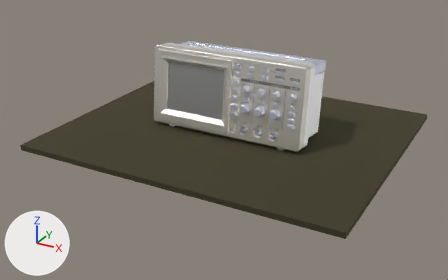
The Blender file models/osciloscopio v3.blend: old version first, new version second.
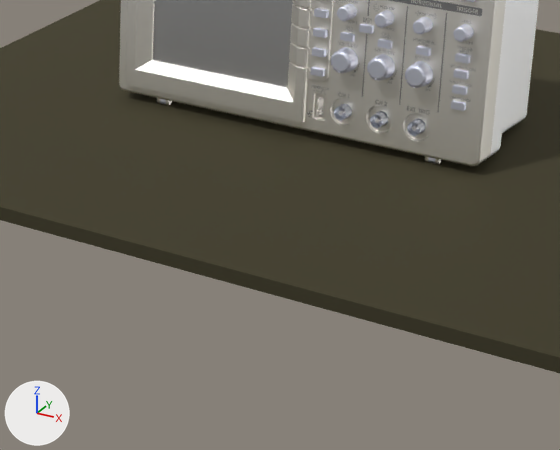
Each version appears first whole from a camera (50 mm lens) standing at (0.502, -0.958, 0.451) and looking at (0.024, -0.089, 0.016), and next in a close-up on the part from 24% to 74% of the width and 30% to 95% of the height. The lights are fixed; the arrows at lower left show +X, +Y and +Z. The older version's two pictures come first.

Names of what the first close-up shows: 'backPane', 'frontPanel', 'largeKnob1', 'largeKnob2', 'largeKnob3', 'screen', 'table' and 20 more.
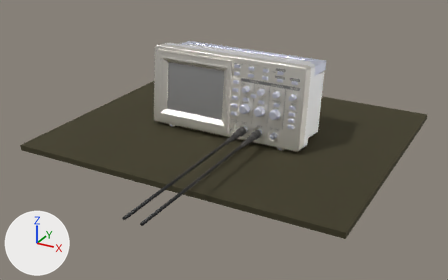
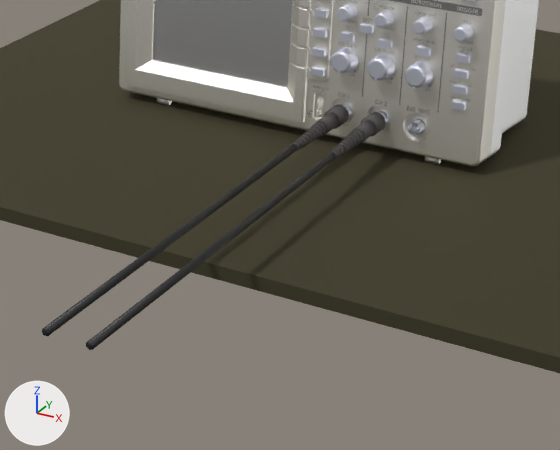
Changed parts and their boxes [x1, y1, x2, y2] in the close-ups (560 x 450 px):
```json
{"object": "conector2", "change": "added", "after": [86, 112, 386, 350], "faces in mat_bnc_cable (black #1d1d1d)": [86, 153, 335, 350], "faces in mat_bnc_boot (dark grey #504d4b)": [330, 128, 366, 160], "faces in mat_bnc_nut (dark grey #555250)": [360, 112, 386, 137], "faces in mat_bnc_body (dark grey #555250)": [353, 120, 376, 142]}
{"object": "conector1", "change": "added", "after": [42, 104, 349, 336], "faces in mat_bnc_cable (black #1d1d1d)": [42, 144, 298, 336], "faces in mat_bnc_boot (dark grey #504d4b)": [291, 120, 329, 152], "faces in mat_bnc_nut (dark grey #555250)": [324, 104, 349, 129], "faces in mat_bnc_body (dark grey #555250)": [318, 112, 339, 134]}
```

Edits to the scene script, one JSON object a line:
```json
{"op": "add", "block": "mat_bnc_boot", "code": ["mat_bnc_boot = principled_material('bnc_boot')", "mat_bnc_boot.base_color = (0.08, 0.075, 0.07)  # dark grey #504d4b", "mat_bnc_boot.roughness = 0.8"]}
{"op": "add", "block": "mat_bnc_nut", "code": ["mat_bnc_nut = principled_material('bnc_nut')", "mat_bnc_nut.base_color = (0.09, 0.085, 0.08)  # dark grey #555250", "mat_bnc_nut.roughness = 0.75"]}
{"op": "add", "block": "mat_bnc_cable", "code": ["mat_bnc_cable = principled_material('bnc_cable')", "mat_bnc_cable.base_color = (0.012, 0.012, 0.012)  # black #1d1d1d"]}
{"op": "add", "block": "mat_bnc_body", "code": ["mat_bnc_body = principled_material('bnc_body')", "mat_bnc_body.base_color = (0.09, 0.085, 0.08)  # dark grey #555250", "mat_bnc_body.roughness = 0.75"]}
{"op": "add", "block": "me_cone_030", "code": ["me_cone_030 = bpy.data.meshes.new('Cone.030')", "me_cone_030.from_pydata(...)  # 2080 vertices, 1084 faces; spans x -0.007..0.007, y -0.007..0.007, z -0.006..0.336", "# faces by material slot: [50, 50, 950, 34]", "me_cone_030.materials.append(mat_bnc_nut)  # dark grey #555250", "me_cone_030.materials.append(mat_bnc_body)  # dark grey #555250", "me_cone_030.materials.append(mat_bnc_boot)  # dark grey #504d4b", "me_cone_030.materials.append(mat_bnc_cable)  # black #1d1d1d"]}
{"op": "add", "block": "me_cone_008", "code": ["me_cone_008 = bpy.data.meshes.new('Cone.008')", "me_cone_008.from_pydata(...)  # 2080 vertices, 1084 faces; spans x -0.007..0.007, y -0.007..0.007, z -0.006..0.336", "# faces by material slot: [50, 50, 950, 34]", "me_cone_008.materials.append(mat_bnc_nut)  # dark grey #555250", "me_cone_008.materials.append(mat_bnc_body)  # dark grey #555250", "me_cone_008.materials.append(mat_bnc_boot)  # dark grey #504d4b", "me_cone_008.materials.append(mat_bnc_cable)  # black #1d1d1d"]}
{"op": "add", "block": "ob_conector2", "code": ["ob_conector2 = bpy.data.objects.new('conector2', me_cone_030)", "ob_conector2.parent = ob_osciloscopio", "ob_conector2.matrix_parent_inverse = Matrix(((1000.0, 0.0, 0.0, 0.0), (0.0, 1000.0, -0.0000437, -5.164), (0.0, 0.0000437, 1000.0, 1.246), (0.0, 0.0, 0.0, 1.0)))", "ob_conector2.location = (0.0728, -0.0636, 0.027)", "ob_conector2.rotation_euler = (1.571, 0.0, 0.0)  # degrees (90, 0, 0)"]}
{"op": "add", "block": "ob_conector1", "code": ["ob_conector1 = bpy.data.objects.new('conector1', me_cone_008)", "ob_conector1.parent = ob_osciloscopio", "ob_conector1.matrix_parent_inverse = Matrix(((1000.0, 0.0, 0.0, 0.0), (0.0, 1000.0, -0.0000437, -5.164), (0.0, 0.0000437, 1000.0, 1.246), (0.0, 0.0, 0.0, 1.0)))", "ob_conector1.location = (0.0441, -0.0636, 0.027)", "ob_conector1.rotation_euler = (1.571, 0.0, 0.0)  # degrees (90, 0, 0)"]}
```
